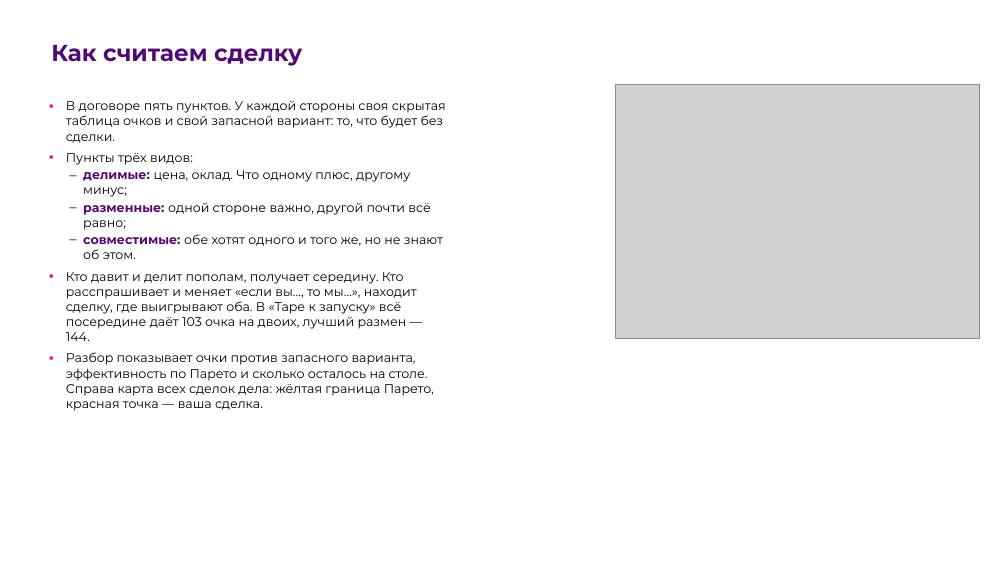
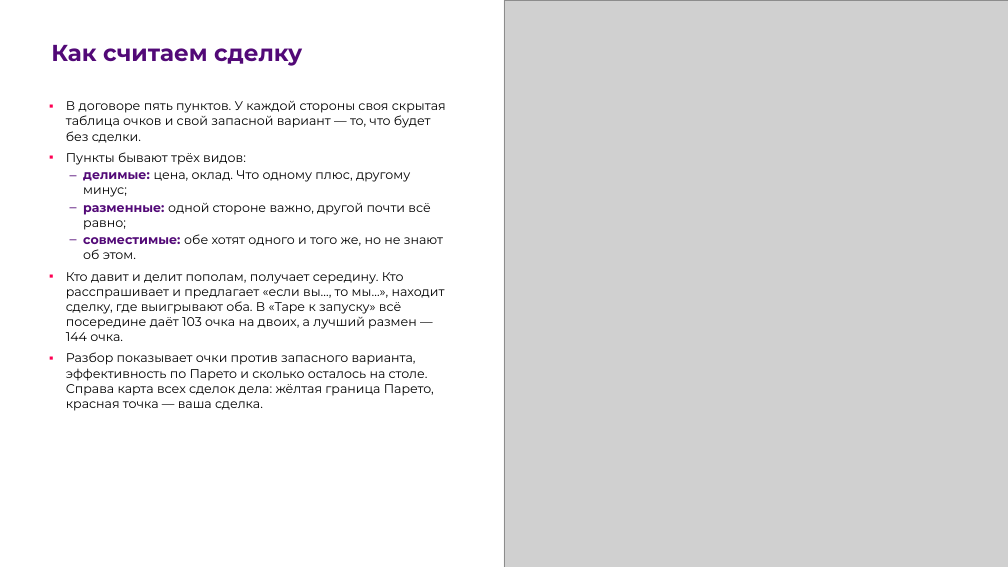
Before and after one commit to 57lol/arena-peregovorov, a slide deck: slide 12 of docs/presentation.pptx (slide 11 before the commit). Drawn at 1008x567 pixels with LibreOffice and Linux fonts; fonts in the diff are those of the drawing; grey boxes stand for pictures; background and template pictures are left out. Boxes give left, top, right and bottom in pixels: in the first picture for what was removed or moved away, otherwise in the second. Text is boxed around its words. In the diff, an @@ line names an element or a change of style, - is before the commit and + after.

```diff
--- a/docs/presentation.pptx
+++ b/docs/presentation.pptx
@@ picture: place and size @@
-picture at [616,84,980,339]
+picture at [504,0,1008,567]
@@ text at [66,101,446,165]: text changed @@
-▪ В договоре пять пунктов. У каждой стороны своя скрытая таблица очков и свой запасной вариант: то, что будет без сделки.
-▪ Пункты трёх видов:
+▪ В договоре пять пунктов. У каждой стороны своя скрытая таблица очков и свой запасной вариант — то, что будет без сделки.
+▪ Пункты бывают трёх видов:
@@ text at [66,272,445,341]: text changed @@
-▪ Кто давит и делит пополам, получает середину. Кто расспрашивает и меняет «если вы…, то мы…», находит сделку, где выигрывают оба. В «Таре к запуску» всё посередине даёт 103 очка на двоих, лучший размен — 144.
+▪ Кто давит и делит пополам, получает середину. Кто расспрашивает и предлагает «если вы…, то мы…», находит сделку, где выигрывают оба. В «Таре к запуску» всё посередине даёт 103 очка на двоих, а лучший размен — 144 очка.
@@ page number removed at [944,526,990,556] @@
-11
```
Also in this commit, not shown: 15 other slides changed, 2 slides added, 1 other file.
